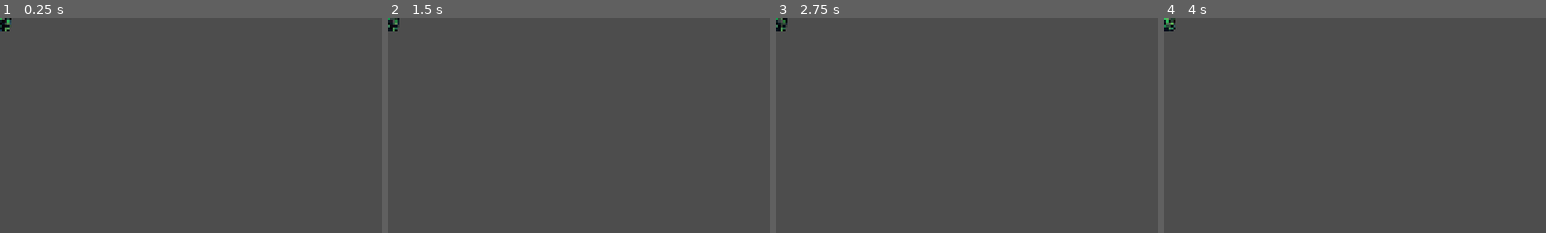
Above: before the commit, frames 1-4 (left to right).
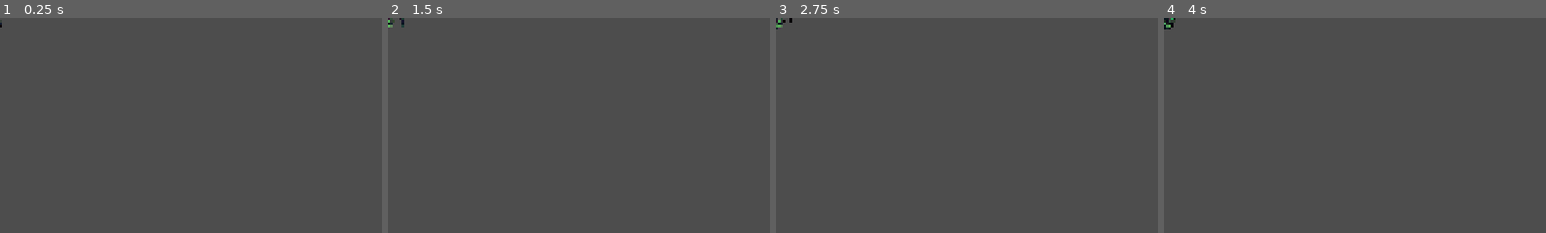
Above: after the commit, the same moments.

Repository: arebolledo2/turret-game
Game: Godot game, scene res://scenes/turret.tscn
The game is run twice, just before and just after one commit, with the same random seed, the same clock (stepped at 60 frames per second) and the same inputs. This scene is started directly instead of the project's main scene.
Inputs (mouse positions are % of the whole screen's width and height, from its top left):
- Up to frame 1 (0.25 s): no input
- Up to frame 2 (1.5 s): tap Enter at 0.5 s; move the mouse to (72, 45) at 0.52 s; hold D (move_right) 0.53-1.25 s; tap F (pickup_turret) at 0.6 s; click (72, 45) at 0.67 s; drag from (30, 55) to (45, 70) at 1.27 s
- Up to frame 3 (2.75 s): move the mouse to (60, 28) at 2.02 s; hold D (move_right) from 2.03 s (still down); hold Shift from 2.03 s (still down)
- Up to frame 4 (4 s): release D (move_right) at 2.75 s; release Shift at 2.75 s; tap Space at 2.75 s; drag from (45, 70) to (20, 35) at 2.77 s; move the mouse to (80, 65) at 3.52 s; hold A (move_left) from 3.53 s (still down); tap Ctrl at 3.6 s
The pictures show only the part of the screen within x 0-50%, y 0-50%; the shares and areas given below are measured in that part.

The runs differ from the first frame. In frame 1, 0.2% of the frame differs, in the area x 0-3%, y 0-7%; in frame 2, 0.2%, in the area x 0-5%, y 0-7%; in frame 3, 0.2%; in frame 4, 0.1%.

Commit message:
Remove some pngs

Diff:
--- a/scenes/turret.tscn
+++ b/scenes/turret.tscn
@@ -2,73 +2,73 @@
 
 [ext_resource type="Script" path="res://scripts/turret.gd" id="1_turret"]
 [ext_resource type="Script" path="res://scripts/range_indicator.gd" id="2_range"]
-[ext_resource type="Texture2D" path="res://assets/sprites/turret_basic/turret_idle_spritesheet_aligned_v3.png" id="3_spritesheet"]
+[ext_resource type="Texture2D" path="res://assets/sprites/turret_basic/turret_idle_spritesheet.png" id="3_spritesheet"]
 
 [sub_resource type="PlaceholderTexture2D" id="PlaceholderTexture2D_weapon"]
 
 [sub_resource type="AtlasTexture" id="AtlasTexture_idle0"]
 atlas = ExtResource("3_spritesheet")
-region = Rect2(0, 0, 550, 554)
+region = Rect2(0, 2, 550, 550)
 
 [sub_resource type="AtlasTexture" id="AtlasTexture_idle1"]
 atlas = ExtResource("3_spritesheet")
-region = Rect2(550, 0, 550, 554)
+region = Rect2(550, 2, 550, 550)
 
 [sub_resource type="AtlasTexture" id="AtlasTexture_idle2"]
 atlas = ExtResource("3_spritesheet")
-region = Rect2(1100, 0, 550, 554)
+region = Rect2(1100, 2, 550, 550)
 
 [sub_resource type="AtlasTexture" id="AtlasTexture_idle3"]
 atlas = ExtResource("3_spritesheet")
-region = Rect2(1650, 0, 550, 554)
+region = Rect2(1650, 2, 550, 550)
 
 [sub_resource type="AtlasTexture" id="AtlasTexture_idle4"]
 atlas = ExtResource("3_spritesheet")
-region = Rect2(0, 554, 550, 554)
+region = Rect2(0, 556, 550, 550)
 
 [sub_resource type="AtlasTexture" id="AtlasTexture_idle5"]
 atlas = ExtResource("3_spritesheet")
-region = Rect2(550, 554, 550, 554)
+region = Rect2(550, 556, 550, 550)
 
 [sub_resource type="AtlasTexture" id="AtlasTexture_idle6"]
 atlas = ExtResource("3_spritesheet")
-region = Rect2(1100, 554, 550, 554)
+region = Rect2(1100, 556, 550, 550)
 
 [sub_resource type="AtlasTexture" id="AtlasTexture_idle7"]
 atlas = ExtResource("3_spritesheet")
-region = Rect2(1650, 554, 550, 554)
+region = Rect2(1650, 556, 550, 550)
 
 [sub_resource type="AtlasTexture" id="AtlasTexture_idle8"]
 atlas = ExtResource("3_spritesheet")
-region = Rect2(0, 1108, 550, 554)
+region = Rect2(0, 1110, 550, 550)
 
 [sub_resource type="AtlasTexture" id="AtlasTexture_idle9"]
 atlas = ExtResource("3_spritesheet")
-region = Rect2(550, 1108, 550, 554)
+region = Rect2(550, 1110, 550, 550)
 
 [sub_resource type="AtlasTexture" id="AtlasTexture_idle10"]
 atlas = ExtResource("3_spritesheet")
-region = Rect2(1100, 1108, 550, 554)
+region = Rect2(1100, 1110, 550, 550)
 
 [sub_resource type="AtlasTexture" id="AtlasTexture_idle11"]
 atlas = ExtResource("3_spritesheet")
-region = Rect2(1650, 1108, 550, 554)
+region = Rect2(1650, 1110, 550, 550)
 
 [sub_resource type="AtlasTexture" id="AtlasTexture_idle12"]
 atlas = ExtResource("3_spritesheet")
-region = Rect2(0, 1662, 550, 554)
+region = Rect2(0, 1664, 550, 550)
 
 [sub_resource type="AtlasTexture" id="AtlasTexture_idle13"]
 atlas = ExtResource("3_spritesheet")
-region = Rect2(550, 1662, 550, 554)
+region = Rect2(550, 1664, 550, 550)
 
 [sub_resource type="AtlasTexture" id="AtlasTexture_idle14"]
 atlas = ExtResource("3_spritesheet")
-region = Rect2(1100, 1662, 550, 554)
+region = Rect2(1100, 1664, 550, 550)
 
 [sub_resource type="AtlasTexture" id="AtlasTexture_idle15"]
 atlas = ExtResource("3_spritesheet")
-region = Rect2(1650, 1662, 550, 554)
+region = Rect2(1650, 1664, 550, 550)
 
 [sub_resource type="SpriteFrames" id="SpriteFrames_turret"]
 animations = [{
--- a/scripts/autoload/globals.gd
+++ b/scripts/autoload/globals.gd
@@ -245,7 +245,7 @@
 			"damage": 45.0,
 			"fire_rate": 0.5,
 			"range": 500.0,
-			"rotation_speed": 120.0,
+			"rotation_speed": 0.0,
 		}
 	},
 	"fire": {
@@ -258,7 +258,7 @@
 			"damage": 8.0,
 			"fire_rate": 2.5,
 			"range": 220.0,
-			"rotation_speed": 300.0,
+			"rotation_speed": 0.0,
 			"projectile_speed": 600.0,
 			"pierce": 99,
 			"dot_damage": 4.0,
@@ -277,7 +277,7 @@
 			"damage": 20.0,
 			"fire_rate": 1.0,
 			"range": 280.0,
-			"rotation_speed": 280.0,
+			"rotation_speed": 0.0,
 			"projectile_speed": 550.0,
 			"pierce": 0,
 			"aoe_radius": 80.0,
@@ -309,7 +309,7 @@
 			"damage": 18.0,
 			"fire_rate": 1.2,
 			"range": 220.0,
-			"rotation_speed": 200.0,
+			"rotation_speed": 0.0,
 			"chain_count": 3,
 			"chain_range": 120.0,
 			"chain_decay": 0.7,
Binary file removed: assets/sprites/turret_basic/turret_idle_spritesheet_aligned.png
Not shown, removed: assets/sprites/turret_basic/turret_idle_spritesheet_aligned.png.import
Binary file removed: assets/sprites/turret_basic/turret_idle_spritesheet_aligned_v2.png
Not shown, removed: assets/sprites/turret_basic/turret_idle_spritesheet_aligned_v2.png.import
Binary file removed: assets/sprites/turret_basic/turret_idle_spritesheet_aligned_v3.png
Not shown, removed: assets/sprites/turret_basic/turret_idle_spritesheet_aligned_v3.png.import
Not shown, added: doc/Prompts.md
